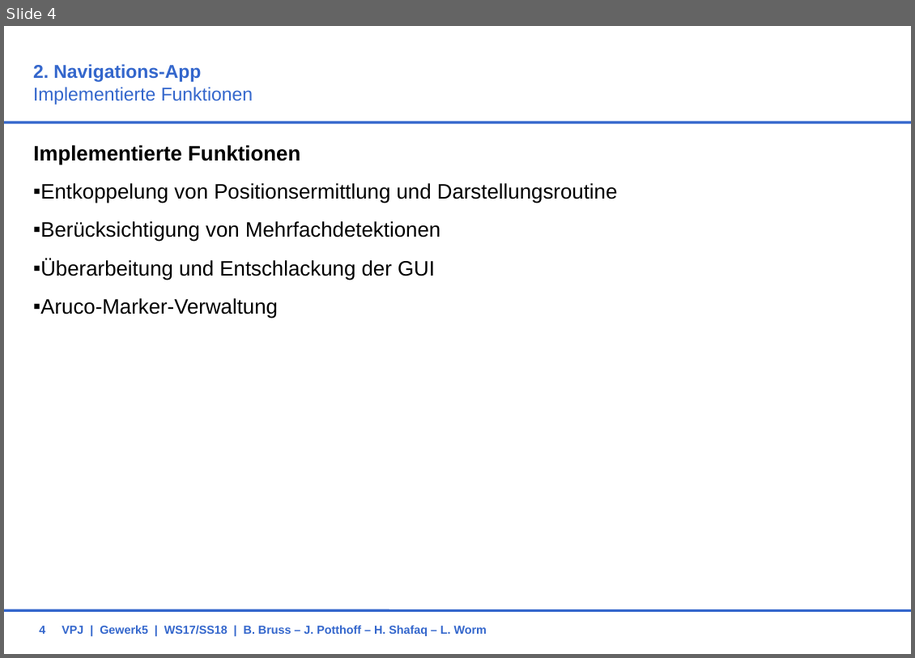
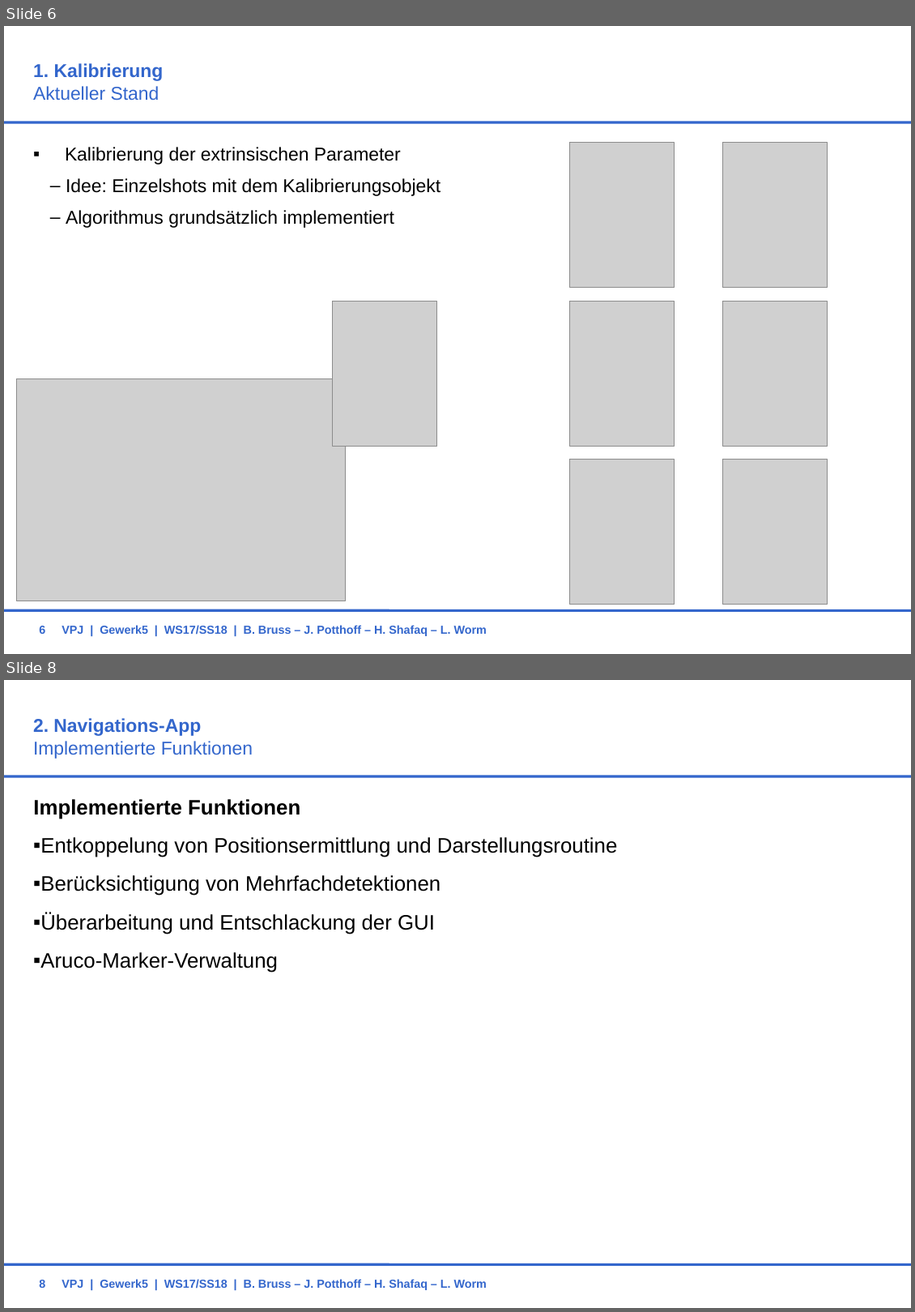
Before and after one commit to BBRUSS/VPJW17G5, a slide deck: 11_Orga/ZwischenPraesentation.ppt. Shown one above the other, each under a label of ours: slide 4 before the commit, slides 6 and 8 after it; the slides between them are not shown. The pictures are 915x658 and 915x1312 pixels, drawn with LibreOffice and Linux fonts; fonts in the diff are those of the drawing; grey boxes stand for pictures; background and template pictures are left out. Boxes give left, top, right and bottom in pixels: in the first picture for what was removed or moved away, otherwise in the second. Text is boxed around its words. In the diff, an @@ line names an element or a change of style, - is before the commit and + after.

```diff
--- a/11_Orga/ZwischenPraesentation.ppt
+++ b/11_Orga/ZwischenPraesentation.ppt
@@ slide 6 added at box(4, 26, 911, 654), background #FFFFFF; not listed: 2 template elements that a slide beside it also shows @@
@@ title added at box(33, 63, 164, 101), 16 pt, text #3366CC, bold @@
+1. Kalibrierung
+Aktueller Stand
@@ text added at box(65, 147, 441, 228), 16 pt, text #000000 @@
+▪ Kalibrierung der extrinsischen Parameter
+    – Idee: Einzelshots mit dem Kalibrierungsobjekt
+    – Algorithmus grundsätzlich implementiert
@@ picture added at box(569, 143, 675, 287) @@
@@ picture added at box(723, 143, 828, 287) @@
@@ picture added at box(333, 301, 437, 446) @@
@@ picture added at box(569, 301, 675, 446) @@
@@ picture added at box(723, 301, 828, 446) @@
@@ picture added at box(16, 379, 346, 601) @@
@@ picture added at box(569, 459, 675, 604) @@
@@ picture added at box(723, 459, 828, 604) @@
@@ page number added at box(39, 625, 45, 634), 10 pt, text #3366CC, bold @@
+6
@@ text added at box(62, 625, 487, 636), 10 pt, text #3366CC, bold @@
+VPJ | Gewerk5 | WS17/SS18 | B. Bruss – J. Potthoff – H. Shafaq – L. Worm
@@ what was slide 4 is now slide 8 @@
@@ page number at box(39, 1279, 45, 1288): text changed @@
-4
+8
```
Also in this commit, not shown: 3 other slides added.
